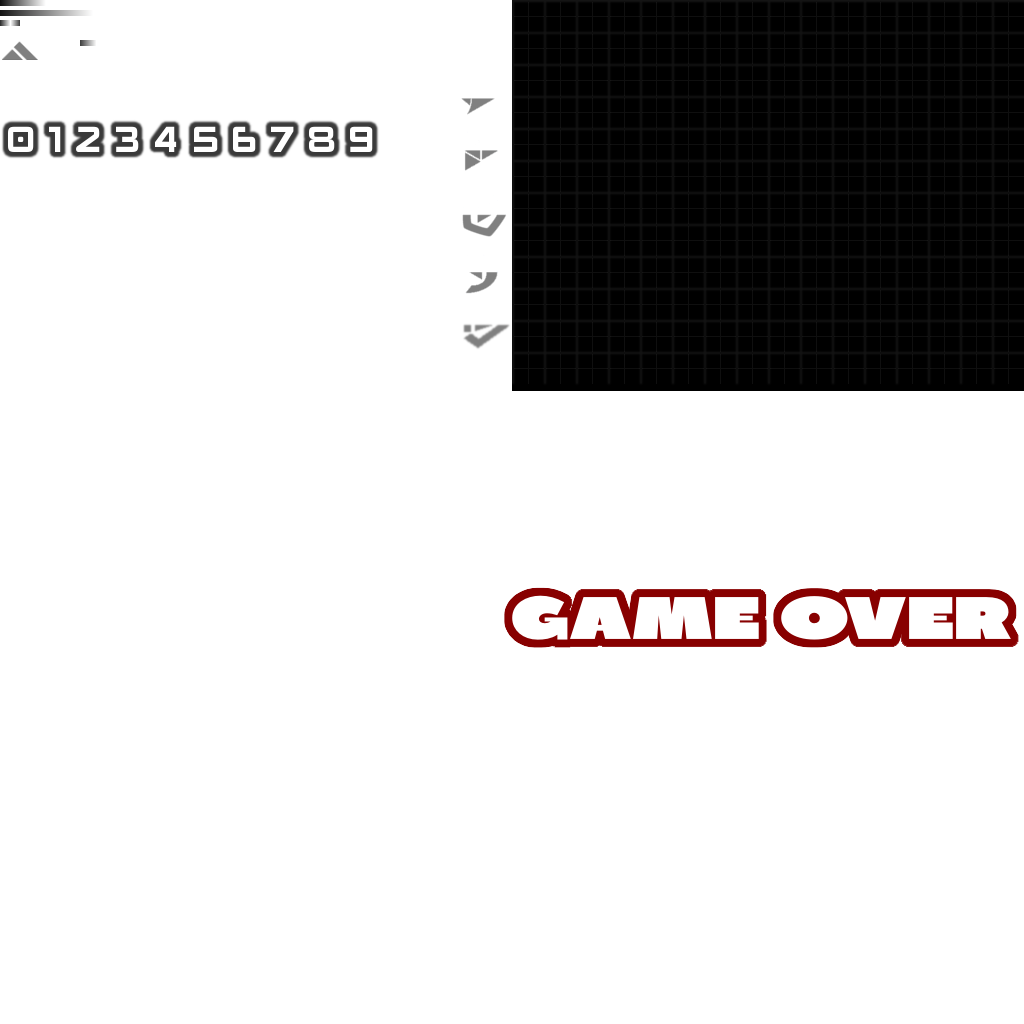
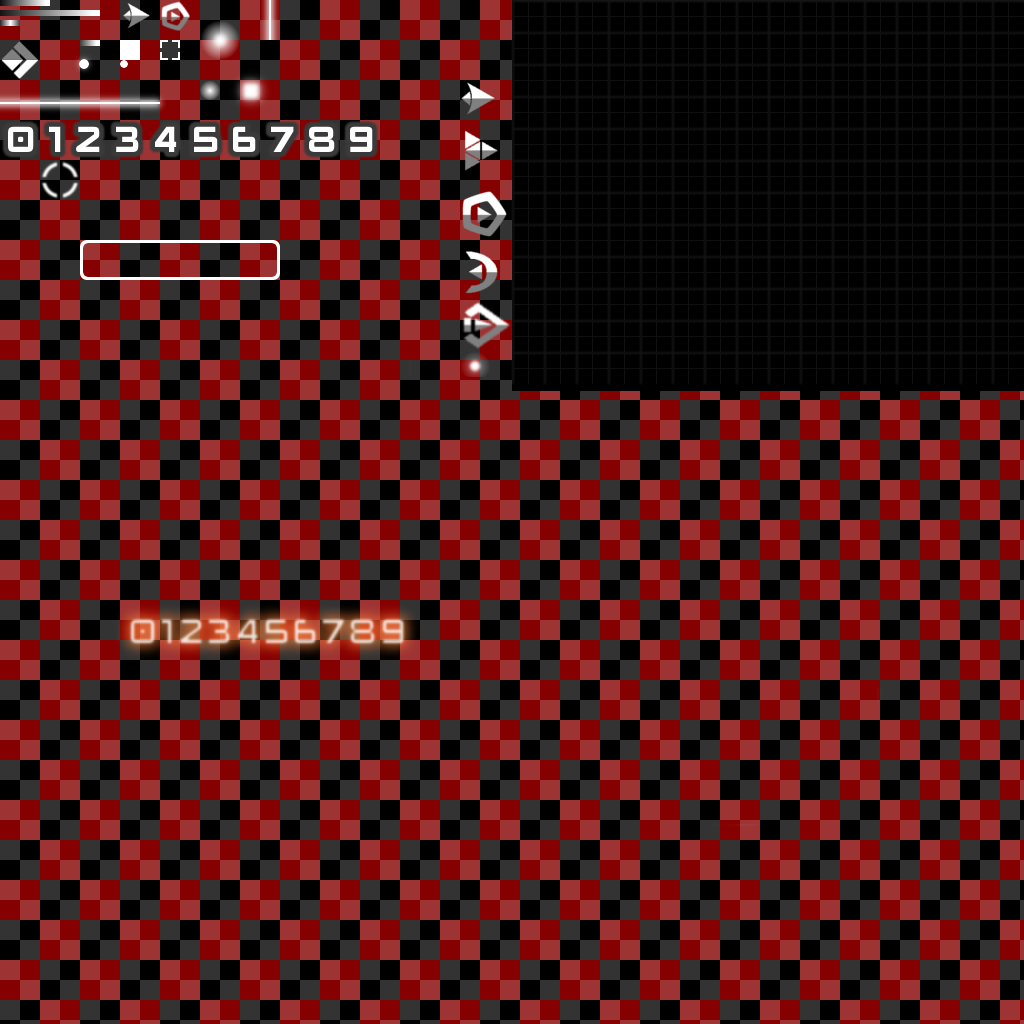
Revision of a layered 1024 × 1024 image; what changed, layer by layer:
added layer "Ebene #6" (85%) above "Alien Glow" over [128, 616, 407, 646]
added layer "Alien Glow" (71%) above "Ebene #5" over [112, 600, 423, 663]
added layer "Ebene #5" (5%) above "Ebene #4" over [113, 602, 421, 661]
added layer "Ebene #9" above "Ebene #8" over [40, 160, 80, 200]
added layer "Ebene #10" above "Ebene #24" over [80, 240, 280, 280]
painted on "Ebene #24" over [122, 1, 1019, 687]
showed "Ebene #17" over [0, 0, 1024, 1024]
